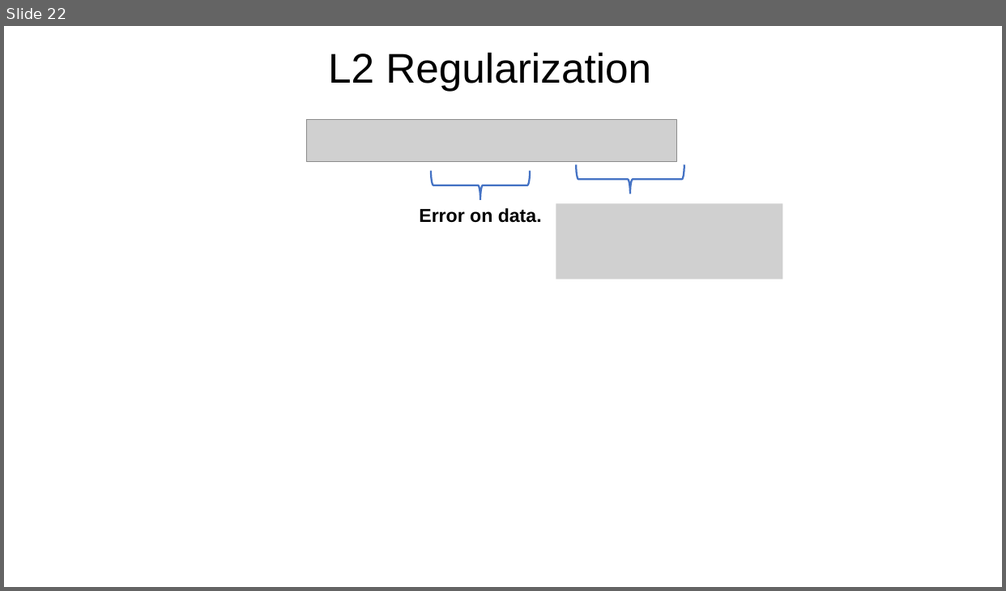
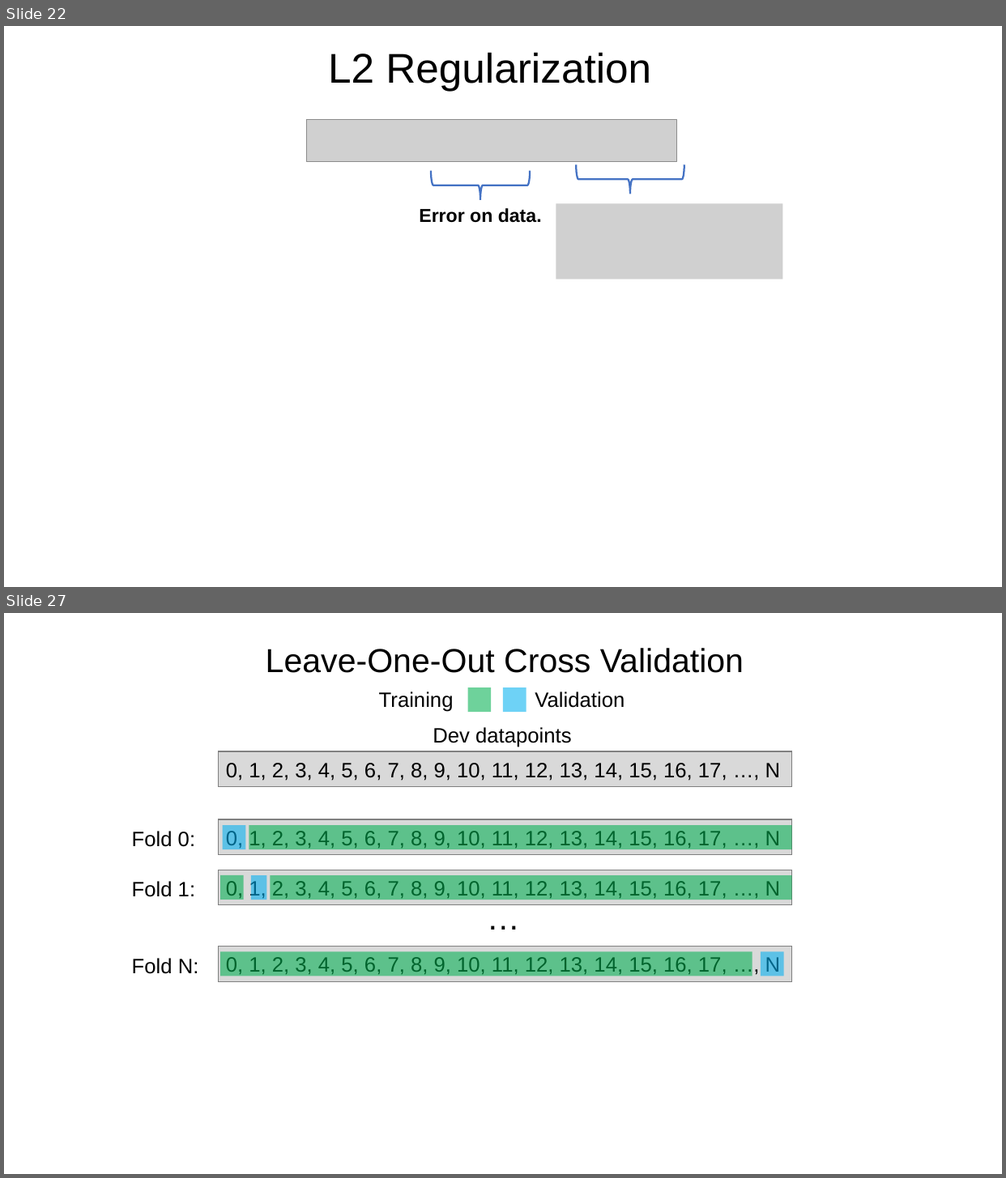
Before and after one commit to UWDIRECT/UWDIRECT.github.io, a slide deck: dsmcer_2023_update/Lecture_Notebooks/L4-6_visual_support.pptx. Shown one above the other, each under a label of ours: slide 22 before the commit, slides 22 and 27 after it; the slides between them are not shown. The pictures are 1006x591 and 1006x1178 pixels, drawn with LibreOffice and Linux fonts; fonts in the diff are those of the drawing; grey boxes stand for pictures. Boxes give left, top, right and bottom in pixels: in the first picture for what was removed or moved away, otherwise in the second. Text is boxed around its words. In the diff, an @@ line names an element or a change of style, - is before the commit and + after.

```diff
--- a/dsmcer_2023_update/Lecture_Notebooks/L4-6_visual_support.pptx
+++ b/dsmcer_2023_update/Lecture_Notebooks/L4-6_visual_support.pptx
@@ slide 27 added at [4, 613, 1002, 1174], background #FFFFFF @@
@@ text added at [266, 648, 744, 673], 32 pt, text #000000 @@
+Leave-One-Out Cross Validation
@@ text added at [379, 692, 454, 712], 20 pt, text #000000 @@
+Training
@@ rectangle added at [468, 688, 492, 713], fill #00B050 at 57% opacity @@
@@ rectangle added at [503, 688, 526, 713], fill #00B0F0 at 57% opacity @@
@@ text added at [535, 692, 624, 708], 20 pt, text #000000 @@
+Validation
@@ text added at [432, 727, 572, 747], 20 pt, text #000000 @@
+Dev datapoints
@@ rectangle added at [218, 752, 791, 786], fill #D9D9D9, outline #808080 1 pt, 20 pt, text #000000 @@
+0, 1, 2, 3, 4, 5, 6, 7, 8, 9, 10, 11, 12, 13, 14, 15, 16, 17, …, N
@@ text added at [132, 831, 195, 847], 20 pt, text #000000 @@
+Fold 0:
@@ rectangle added at [218, 820, 791, 855], fill #D9D9D9, outline #808080 1 pt, 20 pt, text #000000 @@
+0, 1, 2, 3, 4, 5, 6, 7, 8, 9, 10, 11, 12, 13, 14, 15, 16, 17, …, N
@@ rectangle added at [223, 825, 246, 850], fill #00B0F0 at 57% opacity @@
@@ rectangle added at [249, 825, 792, 850], fill #00B050 at 57% opacity @@
@@ rectangle added at [218, 870, 791, 905], fill #D9D9D9, outline #808080 1 pt, 20 pt, text #000000 @@
+0, 1, 2, 3, 4, 5, 6, 7, 8, 9, 10, 11, 12, 13, 14, 15, 16, 17, …, N
@@ rectangle added at [220, 875, 244, 901], fill #00B050 at 57% opacity @@
@@ rectangle added at [251, 875, 266, 901], fill #00B0F0 at 57% opacity @@
@@ rectangle added at [270, 875, 791, 901], fill #00B050 at 57% opacity @@
@@ text added at [132, 881, 195, 897], 20 pt, text #000000 @@
+Fold 1:
@@ text added at [479, 893, 528, 941], 32 pt, text #000000 @@
+…
@@ rectangle added at [218, 946, 791, 982], fill #D9D9D9, outline #808080 1 pt, 20 pt, text #000000 @@
+0, 1, 2, 3, 4, 5, 6, 7, 8, 9, 10, 11, 12, 13, 14, 15, 16, 17, …, N
@@ rectangle added at [220, 952, 752, 977], fill #00B050 at 57% opacity @@
@@ rectangle added at [761, 952, 784, 977], fill #00B0F0 at 57% opacity @@
@@ text added at [132, 958, 199, 974], 20 pt, text #000000 @@
+Fold N:
```
Also in this commit, not shown: 4 other slides added, 2 other files.
